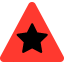
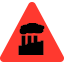
Layers edited between the first and the second 64×64 image:
added layer "pollution-signal.png" above "noun-star-664914.png" over left=18, top=23, right=45, bottom=55
hid "noun-star-664914.png" over left=13, top=23, right=48, bottom=62